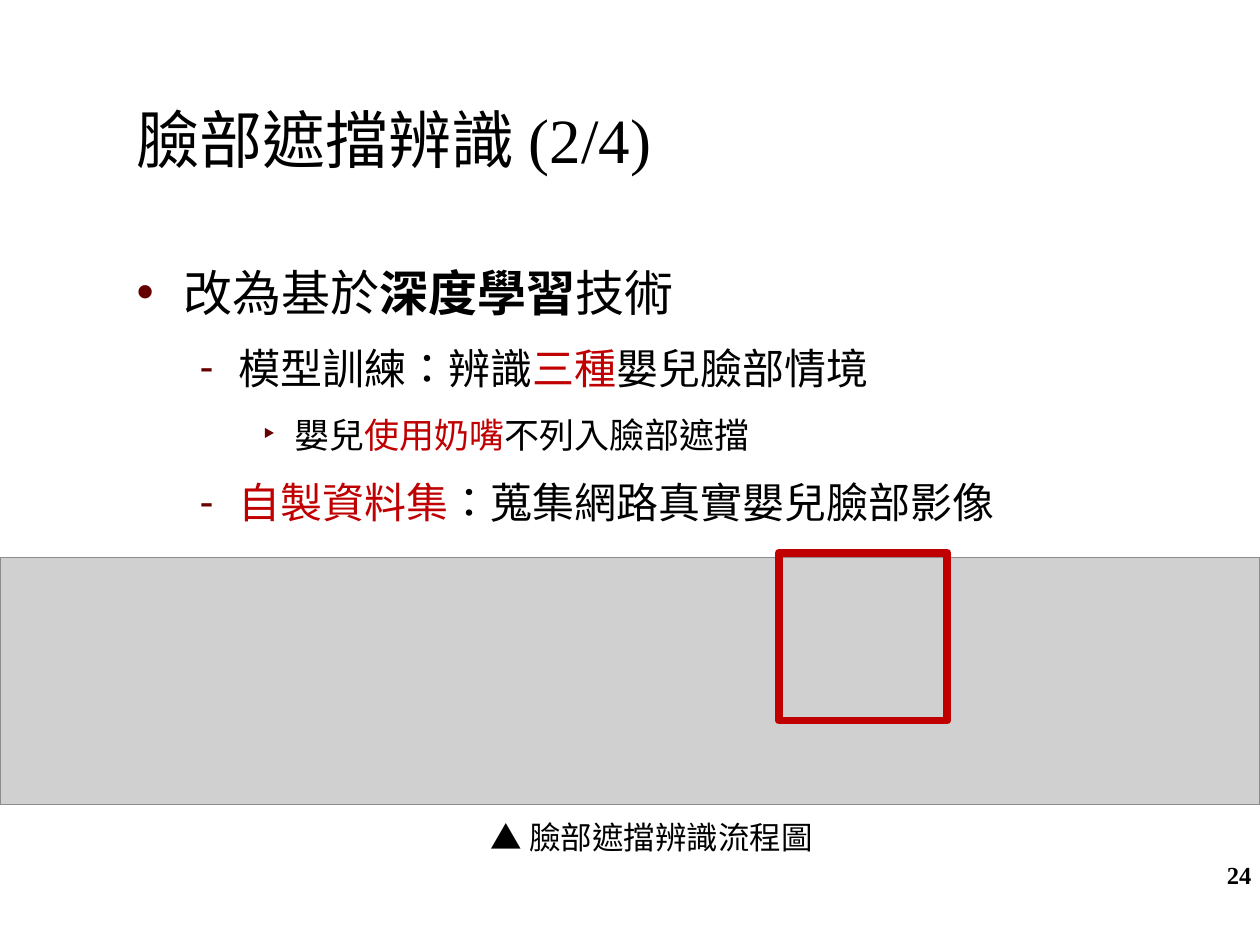
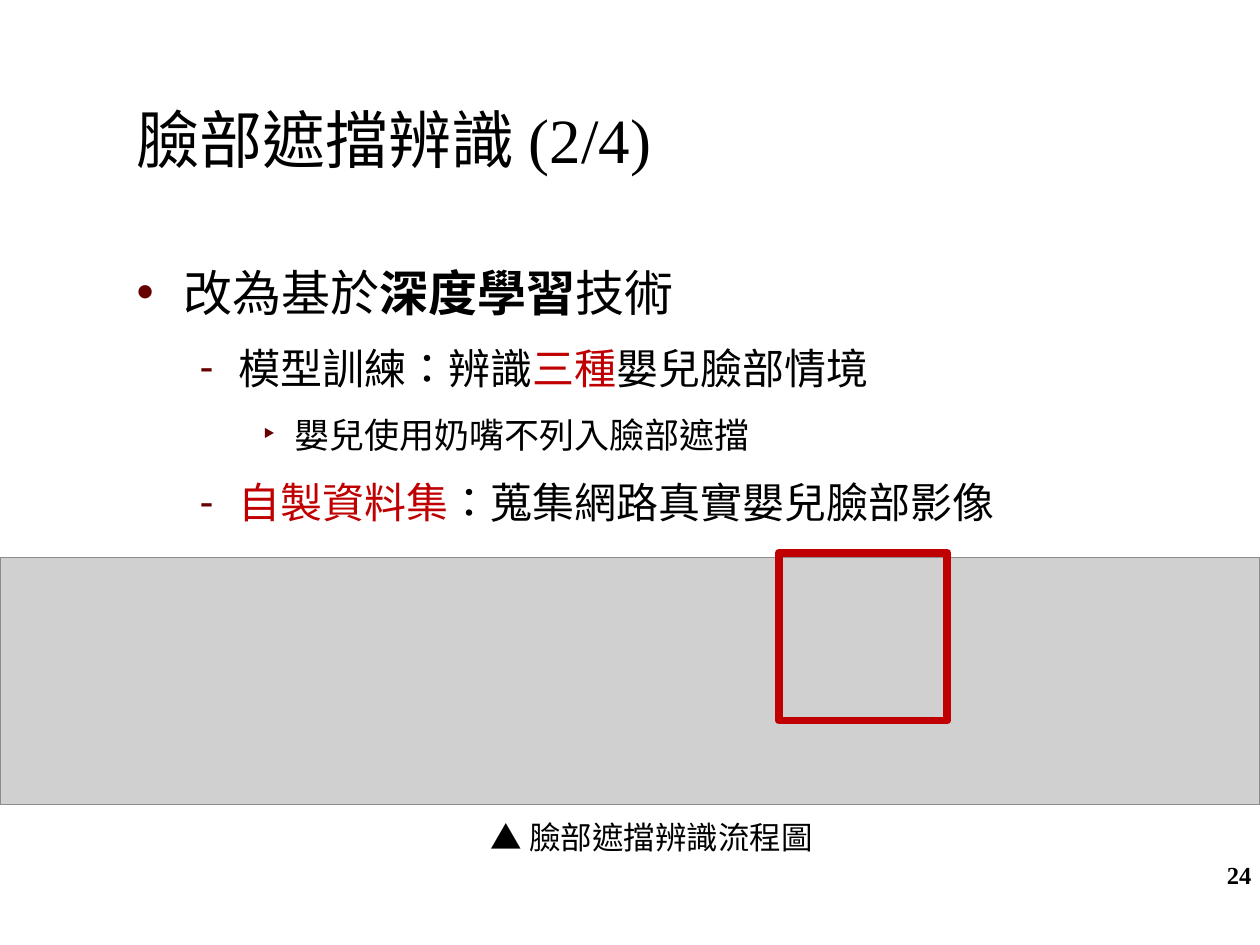
Before and after one commit to ChiaChunWang0821/master_thesis, a slide deck: slide 24 of oral_exam_slide.pptx. Drawn at 1260x945 pixels with LibreOffice and Linux fonts; fonts in the diff are those of the drawing; grey boxes stand for pictures; background and template pictures are left out. Boxes give left, top, right and bottom in pixels: in the first picture for what was removed or moved away, otherwise in the second. Text is boxed around its words. In the diff, an @@ line names an element or a change of style, - is before the commit and + after.

```diff
--- a/oral_exam_slide.pptx
+++ b/oral_exam_slide.pptx
@@ text at <box>294,418,750,451</box>: text colour #C00000 to #000000 in "嬰兒使用奶嘴不列入臉部遮擋" @@
```
Also in this commit, not shown: 5 other slides changed.
